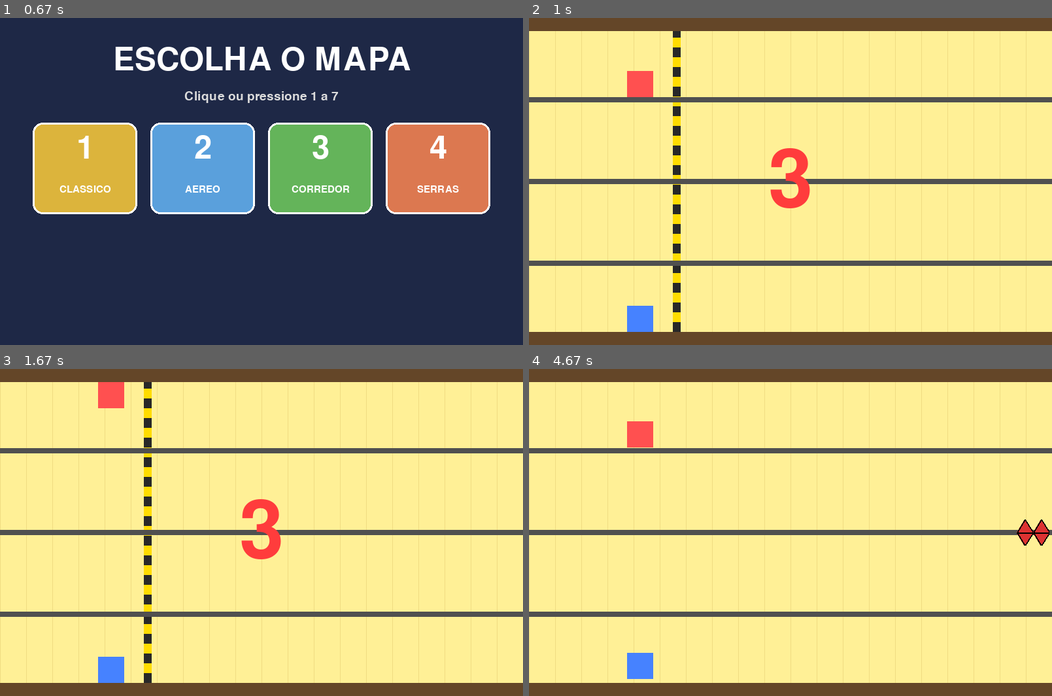
Above: before the commit, frames 1-4 (two rows, left to right).
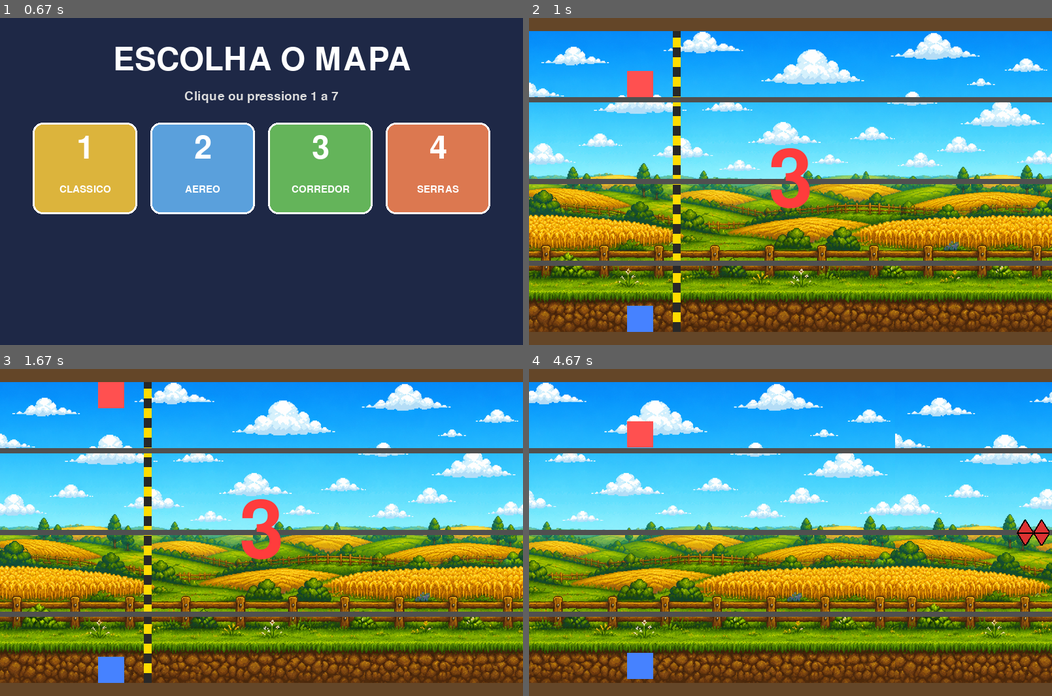
Above: after the commit, the same moments.

Repository: leomarsolla/pygameleomarcondes
Game: pygame game, started from jogo.py
Same seed, same stepped clock (60 frames per second), same inputs: the game is played once before the commit and once after it.
Inputs (mouse positions are in pixels of both pictures, inside the frame that each line leads up to):
- Up to frame 1 (0.67 s): click (261, 181) at 0.38 s
- Up to frame 2 (1 s): tap 1 at 0.67 s
- Up to frame 3 (1.67 s): tap Space at 1 s; click (99, 607) at 1.38 s
- Up to frame 4 (4.67 s): click (853, 561) at 1.72 s; tap Space at 2.07, 2.4, 2.7, 2.9, 3.2, 3.8, 4.1, 4.23, 4.63 s; tap W at 2.98, 4.32 s

Frame 1 is identical in both runs. In frame 2, 84% of the frame differs, in the area x 0-100%, y 4-96%; in frame 3, 84%; in frame 4, 86%.

Commit message:
v26 - fundo dos mapas

Diff:
--- a/jogo.py
+++ b/jogo.py
@@ -804,24 +804,28 @@
         'pool': [chunk_classico_a, chunk_classico_b, chunk_classico_c, chunk_classico_d],
         'cor_fundo': (255, 240, 150),
         'cor_linhas': (240, 220, 130),
+        'bg': 'bg_classico.png',
     },
     MAPA_AEREO: {
         'nome': 'AEREO',
         'pool': [chunk_aereo_a, chunk_aereo_b, chunk_aereo_c, chunk_aereo_d],
         'cor_fundo': (190, 220, 240),
         'cor_linhas': (170, 200, 220),
+        'bg': 'bg_aereo.png',
     },
     MAPA_CORREDOR: {
         'nome': 'CORREDOR',
         'pool': [chunk_corredor_a, chunk_corredor_b, chunk_corredor_c, chunk_corredor_d],
         'cor_fundo': (250, 200, 180),
         'cor_linhas': (230, 180, 160),
+        'bg': 'bg_corredor.png',
     },
     MAPA_SERRAS: {
         'nome': 'SERRAS',
         'pool': [chunk_serras_a, chunk_serras_b, chunk_serras_c, chunk_serras_d],
         'cor_fundo': (200, 200, 220),
         'cor_linhas': (180, 180, 200),
+        'bg': 'bg_serras.png',
     },
 }
 
@@ -1005,6 +1009,8 @@
 num_players = menu_selecao()
 mapa_escolhido = menu_mapa()
 config = MAPAS_CONFIG[mapa_escolhido]
+bg_image = pygame.image.load(config['bg']).convert()
+bg_image = pygame.transform.scale(bg_image, (WIDTH, HEIGHT))
 
 all_sprites = pygame.sprite.Group()
 players = pygame.sprite.Group()
@@ -1056,6 +1062,7 @@
 scroll_start_time = None
 finish_spawned = False
 vencedor = None
+bg_x = 0
 
 game = True
 
@@ -1148,6 +1155,9 @@
 
     if scrolling:
         bg_offset = (bg_offset + SCROLL_SPEED) % 40
+        bg_x -= SCROLL_SPEED
+        if bg_x <= -WIDTH:
+            bg_x += WIDTH
         if not finish_spawned:
             prox_chunk_x -= SCROLL_SPEED
             if prox_chunk_x <= WIDTH:
@@ -1162,9 +1172,8 @@
                     chunk_func = random.choice(config['pool'])
                 prox_chunk_x = spawnar_chunk(WIDTH + 50, blocks, spikes, serras, lasers, boosts, buracos, all_sprites, chunk_func, config['cor_fundo'])
 
-    window.fill(config['cor_fundo'])
-    for x in range(-40, WIDTH + 40, 40):
-        pygame.draw.line(window, config['cor_linhas'], (x - bg_offset, 0), (x - bg_offset, HEIGHT), 1)
+    window.blit(bg_image, (bg_x, 0))
+    window.blit(bg_image, (bg_x + WIDTH, 0))
 
     if barrier_active:
         pygame.draw.rect(window, (40, 40, 40), (barrier_x, 0, 12, HEIGHT))
Binary file added: bg_aereo.png
Binary file added: bg_classico.png
Binary file added: bg_corredor.png
Binary file added: bg_serras.png
